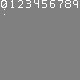
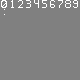
Comparing the layer stacks of the two (80, 80) images. Changes:
painted on "neon backgrounds 2" over [42, 0, 78, 8]
